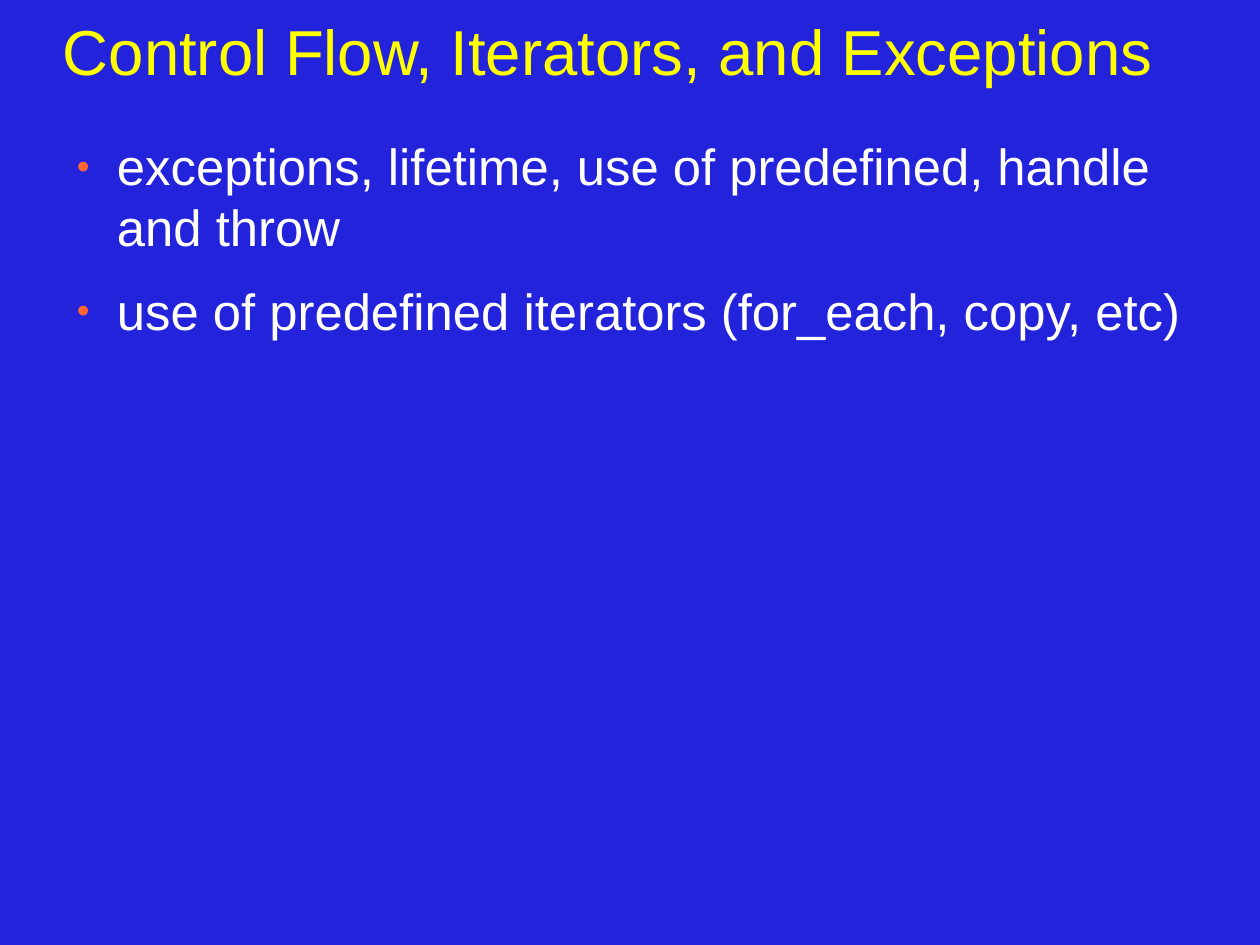
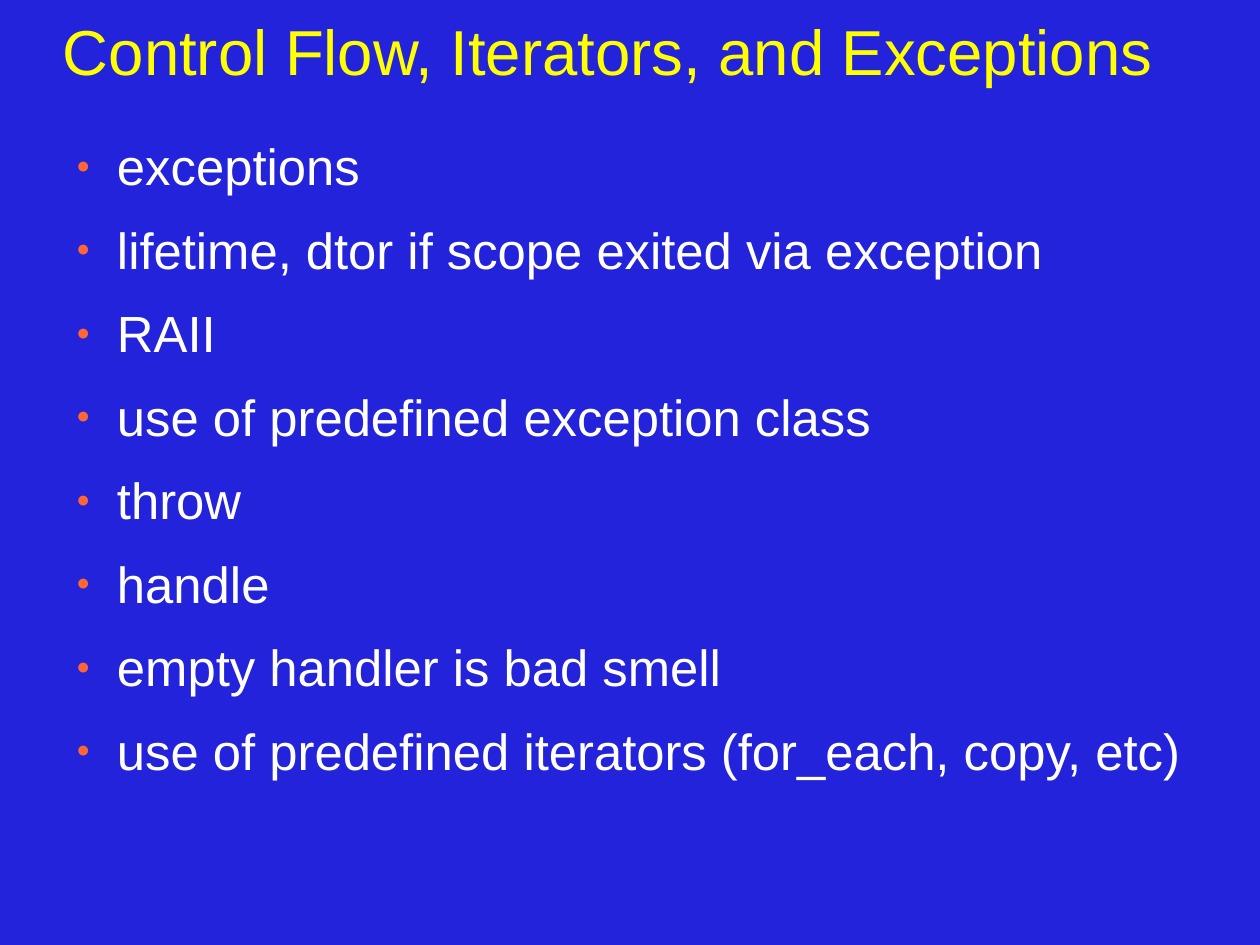
Before and after one commit to JonJagger/two-day-courses, a slide deck: slide 1 of cppf/05_Control_Flow_Iterators_and_Exceptions.odp. Drawn at 1260x945 pixels with LibreOffice and Linux fonts; fonts in the diff are those of the drawing. Boxes give left, top, right and bottom in pixels: in the first picture for what was removed or moved away, otherwise in the second. Text is boxed around its words. In the diff, an @@ line names an element or a change of style, - is before the commit and + after.

```diff
--- a/cppf/05_Control_Flow_Iterators_and_Exceptions.odp
+++ b/cppf/05_Control_Flow_Iterators_and_Exceptions.odp
@@ text at <box>117,148,1042,697</box>: text changed @@
-● exceptions, lifetime, use of predefined, handle and throw
+● exceptions
+● lifetime, dtor if scope exited via exception
+● RAII
+● use of predefined exception class
+● throw
+● handle
+● empty handler is bad smell
```
Also in this commit, not shown: 1 other slide changed, 9 slides added, 1 other file.
